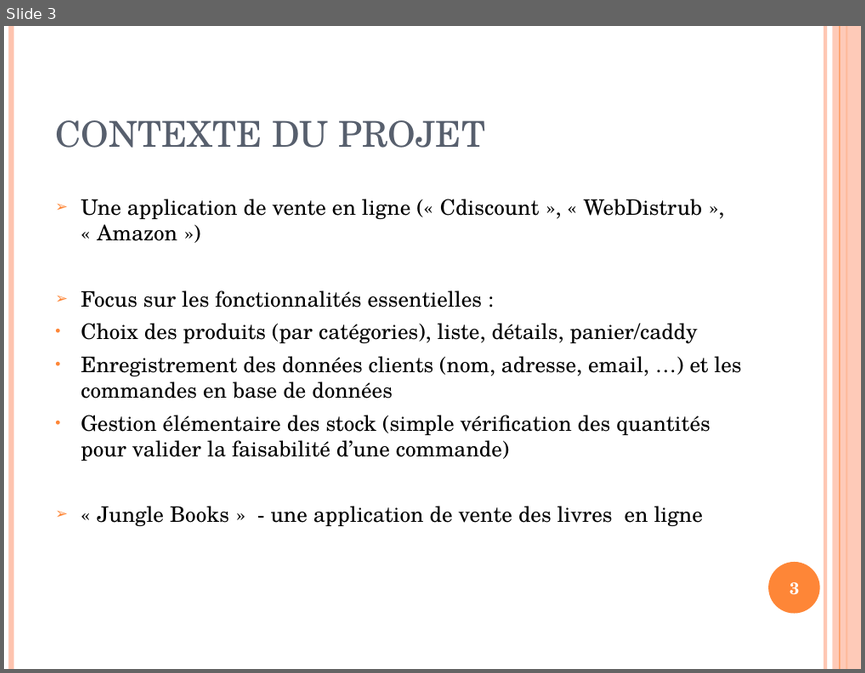
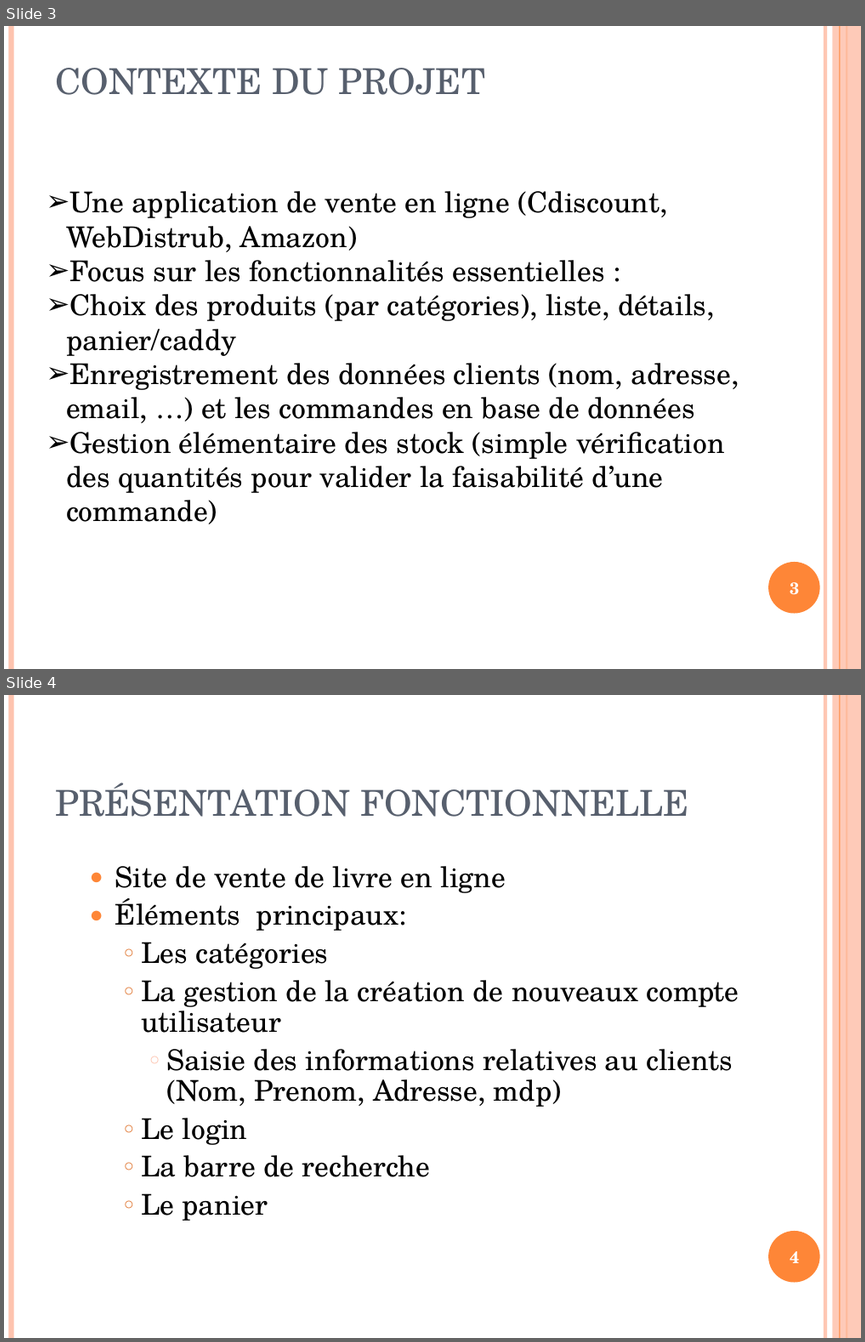
Before and after one commit to carlatgithub/jungleprod, a slide deck: SiteDeVenteEJungle.ppt. Shown one above the other, each under a label of ours: slide 3 before the commit, slides 3 and 4 after it. The pictures are 865x673 and 865x1342 pixels, drawn with LibreOffice and Linux fonts; fonts in the diff are those of the drawing. Boxes give left, top, right and bottom in pixels: in the first picture for what was removed or moved away, otherwise in the second. Text is boxed around its words. In the diff, an @@ line names an element or a change of style, - is before the commit and + after.

```diff
--- a/SiteDeVenteEJungle.ppt
+++ b/SiteDeVenteEJungle.ppt
@@ slide 4 added at <box>4,695,861,1338</box>, background #FFFFFF; not listed: 6 template elements that a slide beside it also shows @@
@@ title added at <box>55,783,689,817</box>, 30 pt, text #575F6D @@
+PRÉSENTATION FONCTIONNELLE
@@ text added at <box>115,866,738,1220</box>, 24 pt, text #000000 @@
+  ● Site de vente de livre en ligne
+  ● Éléments principaux:
+    ○ Les catégories
+    ○ La gestion de la création de nouveaux compte utilisateur
+      ○ Saisie des informations relatives au clients (Nom, Prenom, Adresse, mdp)
+    ○ Le login
+    ○ La barre de recherche
+    ○ Le panier
@@ page number added at <box>789,1251,799,1263</box>, 14 pt, text #FFFFFF, bold @@
+4
@@ slide 3 changed as well @@
@@ title "CONTEXTE DU PROJET": place and size @@
-title "CONTEXTE DU PROJET" at <box>55,120,485,148</box>
+title "CONTEXTE DU PROJET" at <box>55,68,485,95</box>
@@ text "Une application de vente en ...": place and size @@
-text "Une application de vente en ..." at <box>80,199,741,526</box>
+text "Une application de vente en ..." at <box>66,191,738,524</box>
@@ text at <box>66,191,668,252</box>: text changed; size 18 to 24 pt @@
-➢ Une application de vente en ligne (« Cdiscount », « WebDistrub », « Amazon »)
+➢ Une application de vente en ligne (Cdiscount, WebDistrub, Amazon)
@@ text at <box>66,260,738,524</box>: size 18 to 24 pt in "Focus sur les fonctionnalités essentielles :", "Choix des produits (par catégories), liste, détails, ...", "Enregistrement des données clients (nom, adresse, email, ...", "Gestion élémentaire des stock (simple vérification des ..."; indent changed; less space between paragraphs; bullet colour #FE8637 to #000000; bullet • to ➢ @@
@@ text at <box>97,505,703,526</box>: paragraph removed @@
-➢ « Jungle Books » - une application de vente des livres en ligne
```
Also in this commit, not shown: 1 other slide changed, 11 other slides added, 22 slides removed, 1 other file.
